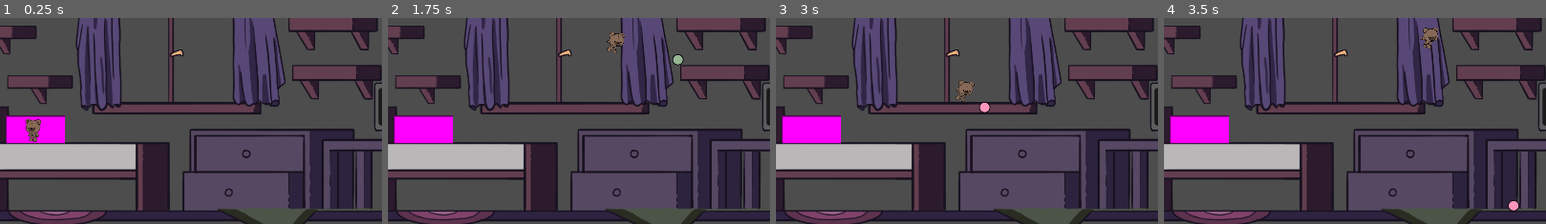
Above: before the commit, frames 1-4 (left to right).
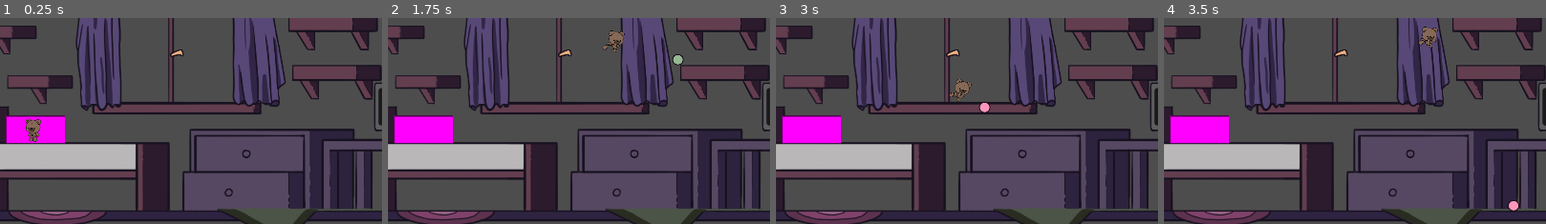
Above: after the commit, the same moments.

Repository: Karanval/CatStack
Game: Godot game, scene res://Scenes/TestScene/TestScene.tscn
Same seed, same stepped clock (60 frames per second), same inputs: the game is played once before the commit and once after it.
Inputs (mouse positions are % of the whole screen's width and height, from its top left):
- Up to frame 1 (0.25 s): no input
- Up to frame 2 (1.75 s): tap Enter at 0.5 s; move the mouse to (72, 47) at 0.52 s; hold Space (Jump) 0.53-1.28 s; hold D (Right) from 0.53 s (still down); move the mouse to (30, 57) at 1.27 s; click (30, 57) at 1.35 s; tap Space (Jump) at 1.52, 1.55 s
- Up to frame 3 (3 s): tap Space (Jump) at 1.82 s; move the mouse to (60, 29) at 2.02 s; release D (Right) at 2.03 s; hold A (Left) 2.03-2.78 s; hold Space (Jump) 2.03-2.78 s; move the mouse to (45, 73) at 2.77 s; hold D (Right) from 2.78 s (still down); click (45, 73) at 2.85 s
- Up to frame 4 (3.5 s): keep holding D (Right); tap Space (Jump) at 3.02, 3.05, 3.32 s
The pictures show only the part of the screen within x 4-54%, y 44-94%; the shares and areas given below are measured in that part.

The runs differ from the first frame. In frame 1, less than 0.1% of the frame differs, in the area x 7-11%, y 55-61%; in frame 2, 0.2%; in frame 3, 0.3%, in the area x 45-52%, y 29-41%; in frame 4, 0.2%.

Commit message:
Fail at fix

Diff:
--- a/player/Player.tscn
+++ b/player/Player.tscn
@@ -757,6 +757,9 @@
 &"walk": SubResource("Animation_mhpjh")
 }
 
+[sub_resource type="AnimationNodeAnimation" id="AnimationNodeAnimation_5qrx2"]
+animation = &"idle"
+
 [sub_resource type="AnimationNodeAnimation" id="AnimationNodeAnimation_mhpjh"]
 animation = &"falling"
 
@@ -766,7 +769,7 @@
 [sub_resource type="AnimationNodeBlend2" id="AnimationNodeBlend2_v4f8b"]
 
 [sub_resource type="AnimationNodeBlendTree" id="AnimationNodeBlendTree_t8epa"]
-graph_offset = Vector2(-689.759, 122.135)
+graph_offset = Vector2(-434, 0.666667)
 nodes/Animation/node = SubResource("AnimationNodeAnimation_d4g0h")
 nodes/Animation/position = Vector2(-280, 60)
 "nodes/Animation 2/node" = SubResource("AnimationNodeAnimation_mhpjh")
@@ -775,9 +778,6 @@
 nodes/Jump/position = Vector2(-20, 120)
 node_connections = [&"Jump", 0, &"Animation", &"Jump", 1, &"Animation 2", &"output", 0, &"Jump"]
 
-[sub_resource type="AnimationNodeAnimation" id="AnimationNodeAnimation_5qrx2"]
-animation = &"idle"
-
 [sub_resource type="AnimationNodeAnimation" id="AnimationNodeAnimation_hbkom"]
 animation = &"run"
 
@@ -800,15 +800,23 @@
 advance_mode = 2
 advance_condition = &"on_floor"
 
+[sub_resource type="AnimationNodeStateMachineTransition" id="AnimationNodeStateMachineTransition_mhpjh"]
+advance_mode = 2
+advance_condition = &"jump"
+
+[sub_resource type="AnimationNodeStateMachineTransition" id="AnimationNodeStateMachineTransition_ndjxb"]
+advance_mode = 2
+advance_condition = &"on_floor"
+
 [sub_resource type="AnimationNodeStateMachine" id="AnimationNodeStateMachine_q6miu"]
-states/BlendTree/node = SubResource("AnimationNodeBlendTree_t8epa")
-states/BlendTree/position = Vector2(402, 229)
 states/Start/position = Vector2(244, 87)
 states/idle/node = SubResource("AnimationNodeAnimation_5qrx2")
 states/idle/position = Vector2(402, 87)
+states/jump/node = SubResource("AnimationNodeBlendTree_t8epa")
+states/jump/position = Vector2(402, 229)
 states/run/node = SubResource("AnimationNodeAnimation_hbkom")
 states/run/position = Vector2(737, 87)
-transitions = ["Start", "idle", SubResource("AnimationNodeSt …(145 unchanged characters)… tateMachineTransition_t8epa"), "idle", "BlendTree", SubResource("AnimationNodeStateMachineTransition_5qrx2"), "BlendTree", "idle", SubResource("AnimationNodeStateMachineTransition_b32pr")]
+transitions = ["Start", "idle", SubResource("AnimationNodeSt …(145 unchanged characters)… tateMachineTransition_t8epa"), "idle", "jump", SubResource("AnimationNodeStateMachineTransition_5qrx2"), "jump", "idle", SubResource("AnimationNodeStateMachineTransition_b32pr"), "run", "jump", SubResource("AnimationNodeStateMachineTransition_mhpjh"), "jump", "run", SubResource("AnimationNodeStateMachineTransition_ndjxb")]
 graph_offset = Vector2(29, -8)
 
 [node name="PlayerCharacter" type="CharacterBody2D" node_paths=PackedStringArray("animator")]
@@ -833,16 +841,18 @@
 &"": SubResource("AnimationLibrary_b32pr")
 }
 
-[node name="AnimationTree" type="AnimationTree" parent="." node_paths=PackedStringArray("_sprites_root")]
+[node name="AnimationTree" type="AnimationTree" parent="." node_paths=PackedStringArray("_sprites_root", "_animation_player")]
+active = false
 tree_root = SubResource("AnimationNodeStateMachine_q6miu")
 anim_player = NodePath("../AnimationPlayer")
 parameters/conditions/jump = false
 parameters/conditions/on_floor = false
 parameters/conditions/run = false
 parameters/conditions/to_idle = false
-parameters/BlendTree/Jump/blend_amount = 1.0
+parameters/jump/Jump/blend_amount = 1.0
 script = ExtResource("2_ndjxb")
 _sprites_root = NodePath("../sprites")
+_animation_player = NodePath("../AnimationPlayer")
 
 [node name="sprites" type="Node2D" parent="."]
 scale = Vector2(-1, 1)
--- a/player/animations.gd
+++ b/player/animations.gd
@@ -2,6 +2,7 @@
 
 @export var _sprites_root : Node2D
 @export var _blend_speed: float = 10
+@export var _animation_player: AnimationPlayer
 
 var to_fall: bool = false
 var _running: bool = false
@@ -9,7 +10,7 @@
 
 func set_movement(velocity: Vector2, on_floor: bool) -> void:
 
-	if !on_floor || _jumping:
+	if _jumping || !on_floor:
 		return
 
 	if velocity.x > 0:
@@ -19,41 +20,49 @@
 
 	if velocity.x == 0.0:
 		_running = false
-		set("parameters/conditions/jump",false)
-		set("parameters/conditions/on_floor",false)
-		set("parameters/conditions/run",false)
-		set("parameters/conditions/to_idle",true)
+		_animation_player.play("RESET")
+		_animation_player.play("idle")
+		#set("parameters/conditions/jump",false)
+		#set("parameters/conditions/on_floor",false)
+		#set("parameters/conditions/run",false)
+		#set("parameters/conditions/to_idle",true)
 	elif !_running:
 		_running = true
-		set("parameters/conditions/jump",false)
-		set("parameters/conditions/on_floor",false)
-		set("parameters/conditions/to_idle",false)
-		set("parameters/conditions/run",true)
+		_animation_player.play("RESET")
+		_animation_player.play("run")
+		#set("parameters/conditions/jump",false)
+		#set("parameters/conditions/on_floor",false)
+		#set("parameters/conditions/to_idle",false)
+		#set("parameters/conditions/run",true)
 
 
 func jump() -> void:
 	_jumping = true
-	set("parameters/conditions/on_floor",false)
-	set("parameters/conditions/run",false)
-	set("parameters/conditions/to_idle",false)
-	set("parameters/conditions/jump",true)
+	_animation_player.play("RESET")
+	_animation_player.play("falling")
+	#set("parameters/conditions/on_floor",false)
+	#set("parameters/conditions/run",false)
+	#set("parameters/conditions/to_idle",false)
+	#set("parameters/conditions/jump",true)
 	to_fall = true
 
 func land() -> void:
 	_jumping = false
-	set("parameters/conditions/on_floor",true)
-	set("parameters/conditions/run",false)
-	set("parameters/conditions/to_idle",false)
-	set("parameters/conditions/jump",false)
+	_animation_player.play("RESET")
+	_animation_player.play("idle")
+	#set("parameters/conditions/on_floor",true)
+	##set("parameters/conditions/run",false)
+	##set("parameters/conditions/to_idle",false)
+	##set("parameters/conditions/jump",false)
 	to_fall = true
 
 
-func _physics_process(delta: float) -> void:
-	if to_fall:
-		var now = get("parameters/BlendTree/Jump/blend_amount")
-		if now == 1:
-			to_fall = false
-			return
-
-		var lerp_val = lerp(now, 1, _blend_speed * delta)
-		set("parameters/BlendTree/Jump/blend_amount", lerp_val)
+#func _physics_process(delta: float) -> void:
+	#if to_fall:
+		#var now = get("parameters/BlendTree/Jump/blend_amount")
+		#if now == 1:
+			#to_fall = false
+			#return
+		#
+		#var lerp_val = lerp(now, 1, _blend_speed * delta)
+		#set("parameters/BlendTree/Jump/blend_amount", lerp_val)
Not shown: 1 places in player/Player.tscn that only renumber resources
